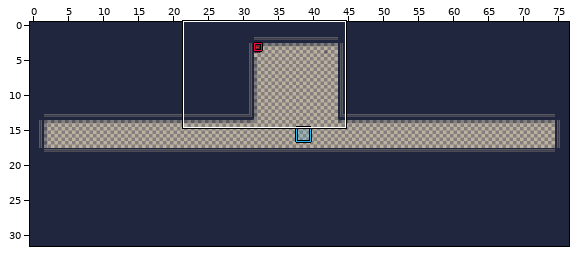
Level history. LDtk project: assets/sample.ldtk. Above, an overview of the earlier version with the close-up marked.
Close-up. As it was:
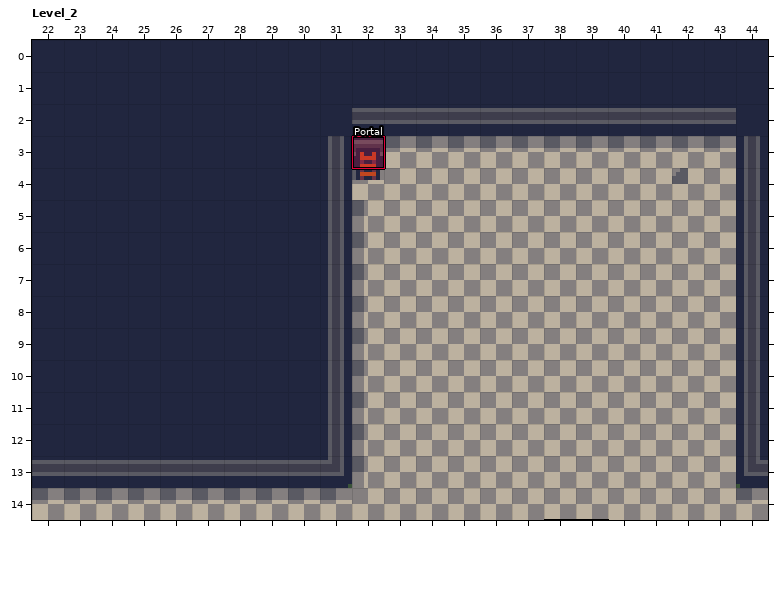
Cells are 8x8 px. Shown: Level_2 x 22..44, y 0..14.
Now the later version:
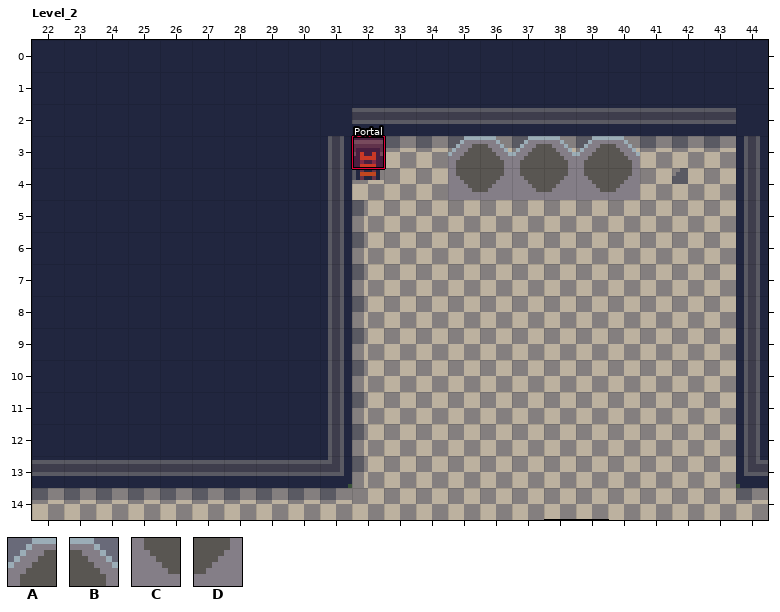
Key: from "Visible2": A 8, B 9, C 28, D 29.
_ is an empty cell, . an unchanged one.
The exact change:
--- layer "Decorations"
@@ x 35..40 @@
- 3 ______
- 4 ______
+ 3 ABABAB
+ 4 CDCDCD
